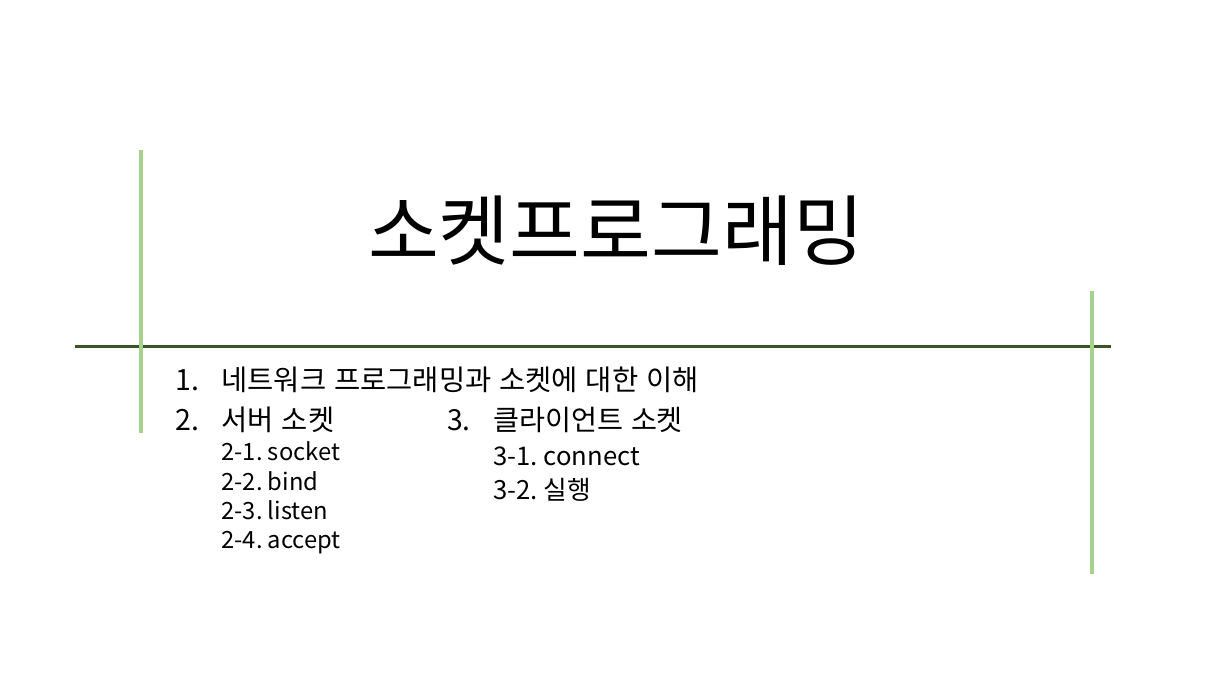
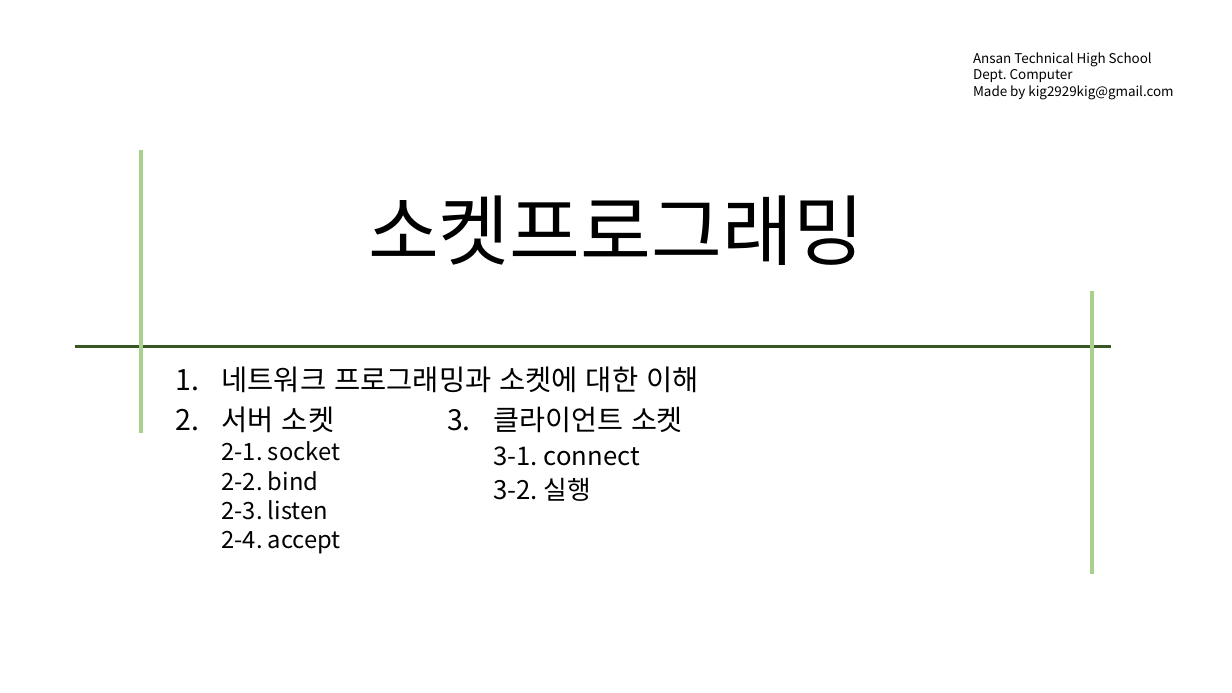
Before and after one commit to kig2929kig/systemProgramming, a slide deck: slide 1 of 소켓프로그래밍-1.pptx. Drawn at 1232x693 pixels with LibreOffice and Linux fonts; fonts in the diff are those of the drawing. Boxes give left, top, right and bottom in pixels: in the first picture for what was removed or moved away, otherwise in the second. Text is boxed around its words. In the diff, an @@ line names an element or a change of style, - is before the commit and + after.

```diff
--- a/소켓프로그래밍-1.pptx
+++ b/소켓프로그래밍-1.pptx
@@ text added at [973,52,1173,99], 10.5 pt, text #000000 @@
+Ansan Technical High School
+Dept. Computer
+Made by kig2929kig@gmail.com
```
